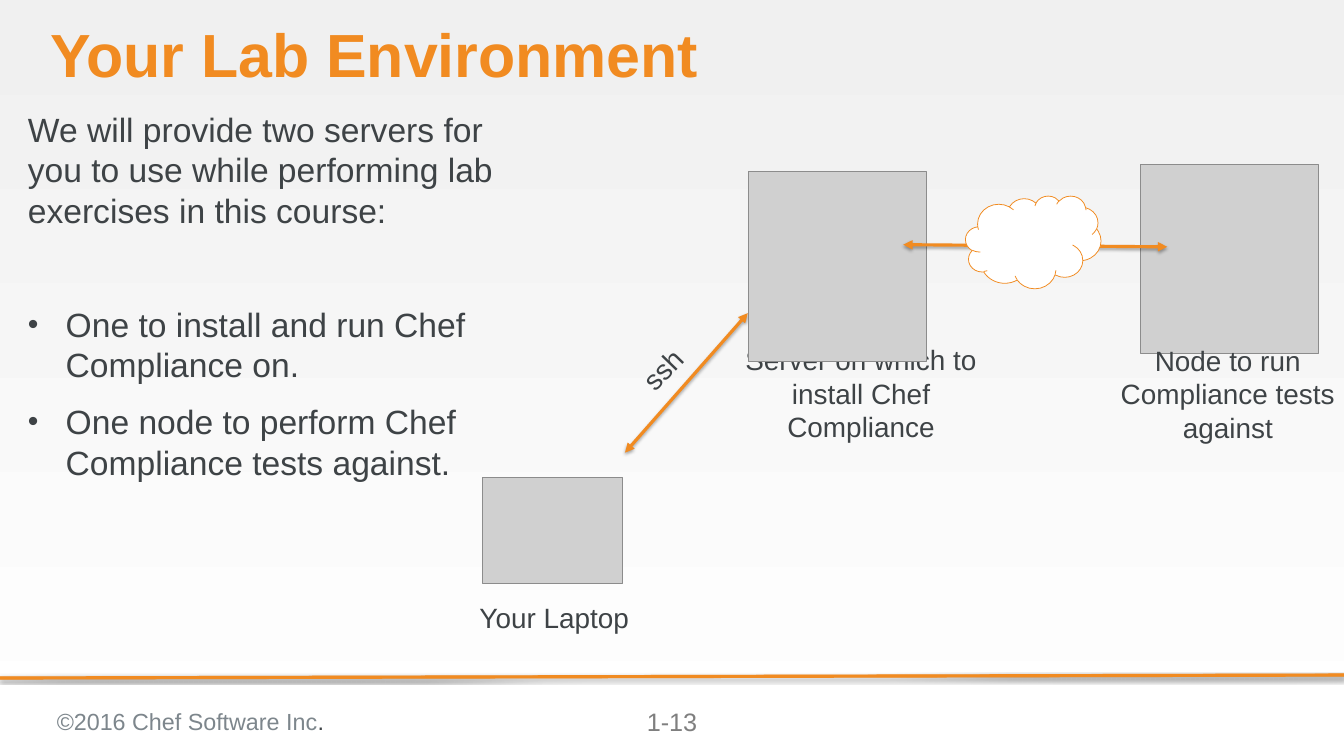
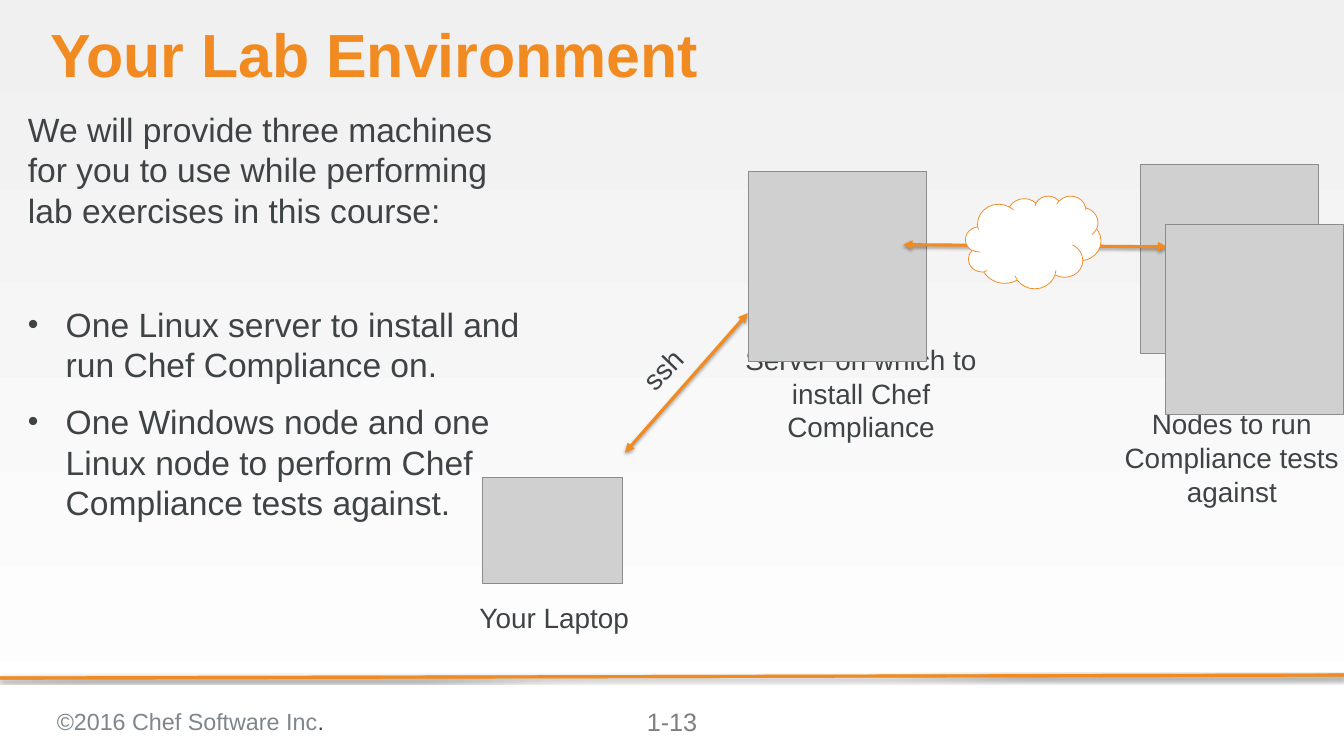
Before and after one commit to bchamby/chef-compliance-installation-configuration-operation, a slide deck: slide 13 of 01-Intro.pptx. Drawn at 1344x756 pixels with LibreOffice and Linux fonts; fonts in the diff are those of the drawing; grey boxes stand for pictures; background and template pictures are left out. Boxes give left, top, right and bottom in pixels: in the first picture for what was removed or moved away, otherwise in the second. Text is boxed around its words. In the diff, an @@ line names an element or a change of style, - is before the commit and + after.

```diff
--- a/01-Intro.pptx
+++ b/01-Intro.pptx
@@ text at (28,117,519,522): text changed @@
-We will provide two servers for you to use while performing lab exercises in this course:
-• One to install and run Chef Compliance on.
-• One node to perform Chef Compliance tests against.
+We will provide three machines for you to use while performing lab exercises in this course:
+• One Linux server to install and run Chef Compliance on.
+• One Windows node and one Linux node to perform Chef Compliance tests against.
@@ picture added at (1165,225,1342,414) @@
@@ text at (1125,413,1339,507): text changed @@
-Node to run Compliance tests against
+Nodes to run Compliance tests against
```
Also in this commit, not shown: 5 other slides changed, 1 slide added, 1 slide removed.
